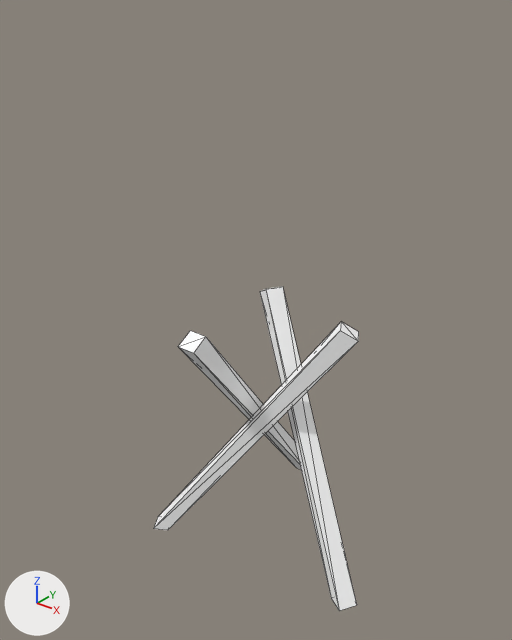
An edit to the OBJ model Assets/Art/Nova1492/GXConverted/Models/Unknown/Review/datan_common_bul_ca5dce27.obj, drawn before and after from the same camera.
One viewpoint serves both versions: a 50 mm camera at (2.16, -2.7, 2.99) aimed at (0.08, -0.1, 1.37). The axes (+X, +Y, +Z) are drawn at lower left. The lights are the same throughout. The older version comes first. Mesh edges are drawn as thin lines. Where no turn or scale is listed for an object, it has been applied to the vertices.

In view in the first picture: 'datan_common_bul_ca5dce27'.
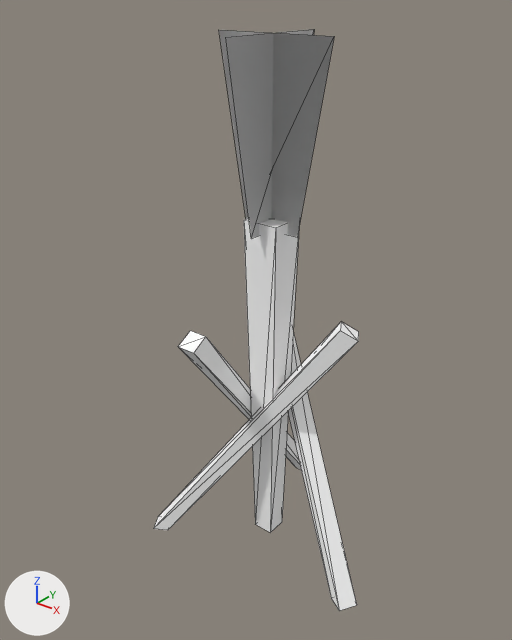
Where the change shows, as pixel boxes (x1, y1, x2, y2) in the pictures (512 x 640 px):
'datan_common_bul_ca5dce27_mesh02', added
    after: (219, 29, 334, 239)
'datan_common_bul_ca5dce27_mesh00', added
    after: (244, 218, 299, 533)

The change, as a list of edits to the scene's bpy script:
```text
Add me_datan_common_bul_ca5dce27_mesh02:
    me_datan_common_bul_ca5dce27_mesh02.from_pydata([(0.132, -0.199, 1.856), (0.132, -0.359, 2.761), (0.132, 0.275, 2.761), (0.132, 0.115, 1.856), (-0.025, -0.042, 1.856), (-0.185, -0.042, 2.761), (0.449, -0.042, 2.761), (0.288, -0.042, 1.856)], [], [(0, 1, 2), (2, 3, 0), (4, 5, 6), (6, 7, 4)])
    me_datan_common_bul_ca5dce27_mesh02.materials.append(mat_datan_common_bul_ca5dce27)  # white #ffffff
Add me_datan_common_bul_ca5dce27_mesh00:
    me_datan_common_bul_ca5dce27_mesh00.from_pydata([(0.04, -0.14, 1.92), (0.23, -0.14, 1.92), (0.23, 0.06, 1.92), (0.04, 0.06, 1.92), (0.08, -0.1, 0.0), (0.19, -0.1, 0.0), (0.19, 0.01, 0.0), (0.08, 0.01, 0.0)], [], [(0, 1, 2), (2, 3, 0), (4, 5, 1), (1, 0, 4), (5, 6, 2), (2, 1, 5), (6, 7, 3), (3, 2, 6), (7, 4, 0), (0, 3, 7)])
    me_datan_common_bul_ca5dce27_mesh00.materials.append(mat_datan_common_bul_ca5dce27)  # white #ffffff
Add ob_datan_common_bul_ca5dce27_mesh02:
    ob_datan_common_bul_ca5dce27_mesh02 = bpy.data.objects.new('datan_common_bul_ca5dce27_mesh02', me_datan_common_bul_ca5dce27_mesh02)
    ob_datan_common_bul_ca5dce27_mesh02.location = (0.0, 0.0, 0.0)
Add ob_datan_common_bul_ca5dce27_mesh00:
    ob_datan_common_bul_ca5dce27_mesh00 = bpy.data.objects.new('datan_common_bul_ca5dce27_mesh00', me_datan_common_bul_ca5dce27_mesh00)
    ob_datan_common_bul_ca5dce27_mesh00.location = (0.0, 0.0, 0.0)
```
